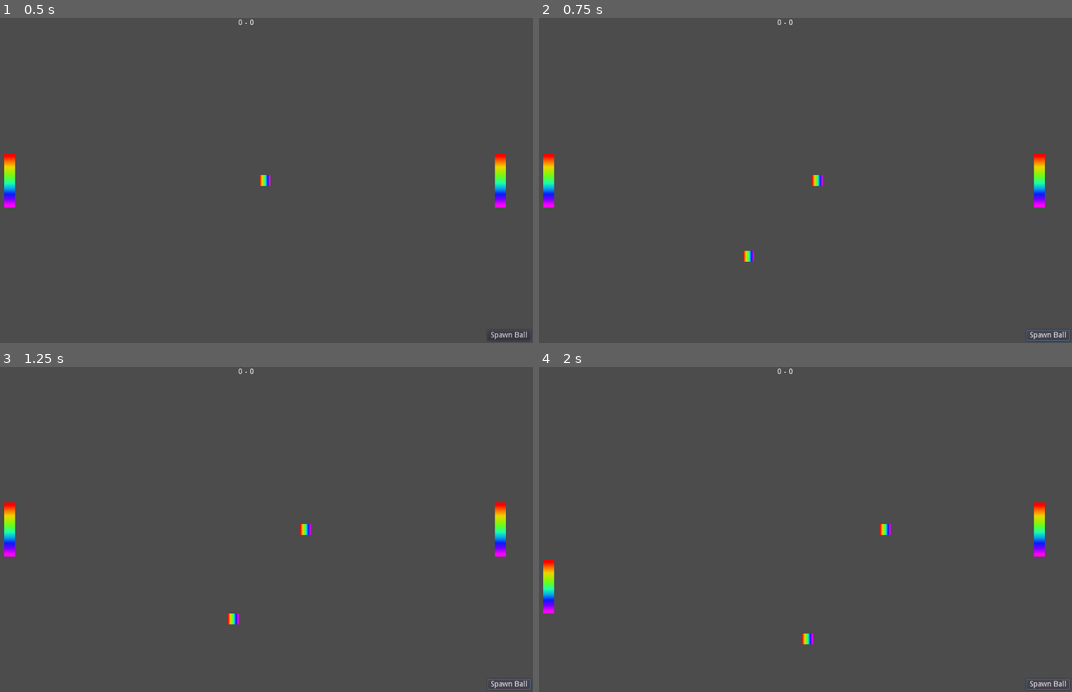
Above: before the commit, frames 1-4 (two rows, left to right).
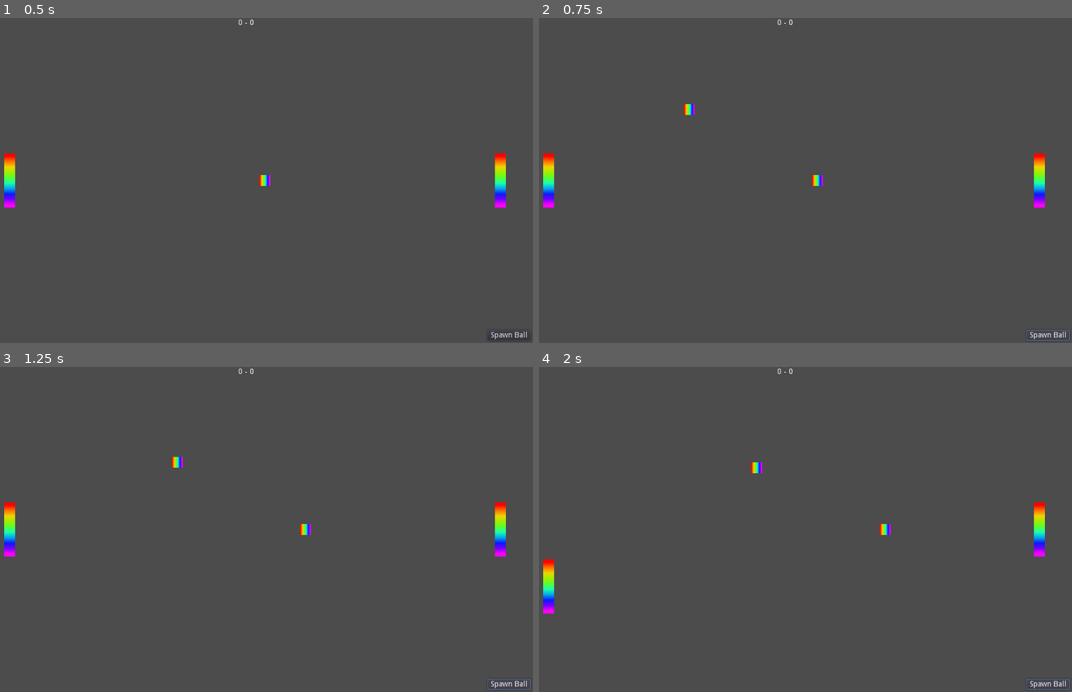
Above: after the commit, the same moments.

Repository: ricekab/godot-pongclone
Game: Godot game, scene res://scenes/game.tscn
Two runs of this game, one before a commit and one after it. Both use one fixed random seed, a clock stepped at 60 frames per second and the inputs below.
Inputs:
- Up to frame 1 (0.5 s): no input
- Up to frame 2 (0.75 s): click "Spawn Ball" at 0.5 s
- Up to frame 3 (1.25 s): no input
- Up to frame 4 (2 s): hold Right (ui_right) from 1.28 s (still down)

Frame 1 is identical in both runs. In frame 2, 0.1% of the frame differs, in the area x 27-41%, y 26-75%; in frame 3, 0.1%; in frame 4, 0.2%, in the area x 39-52%, y 29-86%.

Commit message:
Added music. Plays any ogg file in the music folder randomly.

Diff:
--- /dev/null
+++ b/default_bus_layout.tres
@@ -0,0 +1,4 @@
+[gd_resource type="AudioBusLayout" format=2]
+
+[resource]
+bus/0/volume_db = 0.267241
--- a/scenes/game.gd
+++ b/scenes/game.gd
@@ -12,7 +12,7 @@
 
 # Called when the node enters the scene tree for the first time.
 func _ready():
-	pass # Replace with function body.
+	RNG.randomize()
 
 func _on_game_ui_btn_pressed():
 	_spawn_new_ball()
--- a/scenes/game.tscn
+++ b/scenes/game.tscn
@@ -6,6 +6,7 @@
 [ext_resource path="res://scripts/paddle.gd" type="Script" id=4]
 [ext_resource path="res://scenes/game.gd" type="Script" id=5]
 [ext_resource path="res://entities/score_area.tscn" type="PackedScene" id=6]
+[ext_resource path="res://scripts/audio_player.gd" type="Script" id=7]
 
 [node name="game_root" type="Node2D"]
 script = ExtResource( 5 )
@@ -55,6 +56,9 @@
 [node name="right_score_area" parent="." instance=ExtResource( 6 )]
 position = Vector2( 1044, 4 )
 
+[node name="audio_player" type="AudioStreamPlayer" parent="."]
+script = ExtResource( 7 )
+
 [connection signal="score_changed" from="." to="game_ui" method="_on_game_root_score_changed"]
 [connection signal="btn_pressed" from="game_ui" to="." method="_on_game_ui_btn_pressed"]
 [connection signal="body_entered" from="left_score_area" to="." method="_on_left_score_area_body_entered"]
--- /dev/null
+++ b/scripts/audio_player.gd
@@ -0,0 +1,52 @@
+extends AudioStreamPlayer
+
+var songs = [
+	# load dynamically (since gitignored)
+	#preload("res://music/song01.ogg"),
+	#preload("res://music/song02.ogg"),
+	#preload("res://music/song03.ogg"),
+]
+
+var song_idx: int
+
+func _ready():
+	if not _load_ogg_files():
+		return  # No music files found
+	var RNG = RandomNumberGenerator.new()
+	RNG.randomize()
+	song_idx = RNG.randi_range(0, songs.size() - 1)
+	self.stream = songs[song_idx]
+	self.play()
+	connect("finished", self, "next_song")
+
+func _load_ogg_files():
+	var dir = Directory.new()
+	if not dir.dir_exists("res://music"):
+		return false
+	if dir.open("res://music") != OK:
+		return false
+	dir.list_dir_begin()
+	var file_name = dir.get_next()
+	while file_name != "":
+		if not file_name.ends_with(".ogg"):
+			pass
+		#if dir.current_is_dir():
+		#	pass  # don't recurse dirs, just skip
+		else:
+			var song_name = dir.get_current_dir() + "/" + file_name
+			print(song_name)
+			songs.append(load(song_name))
+		file_name = dir.get_next()
+	return true
+
+
+func _process(delta):
+	pass
+	#print(self.get_playback_position())
+	#print(self.stream.get_length())
+	#print('---')
+
+func next_song():
+	song_idx = (song_idx + 1) % songs.size()
+	self.stream = songs[song_idx]
+	self.play()
Not shown: 1 places in scenes/game.tscn that only renumber resources
Not shown, changed: .gitignore
Not shown, changed: README.md
